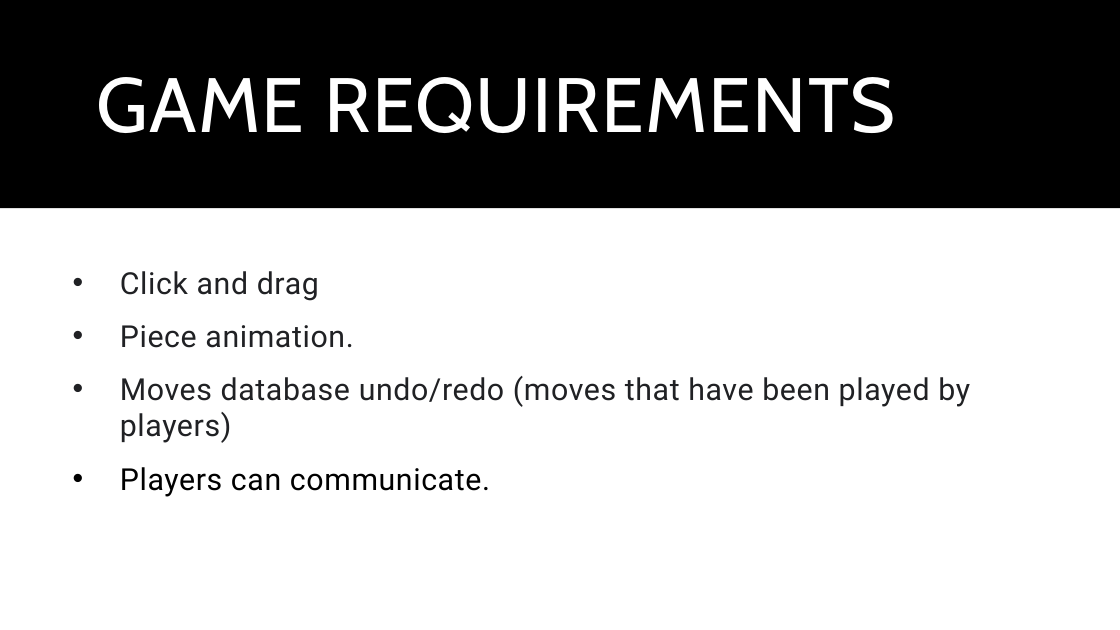
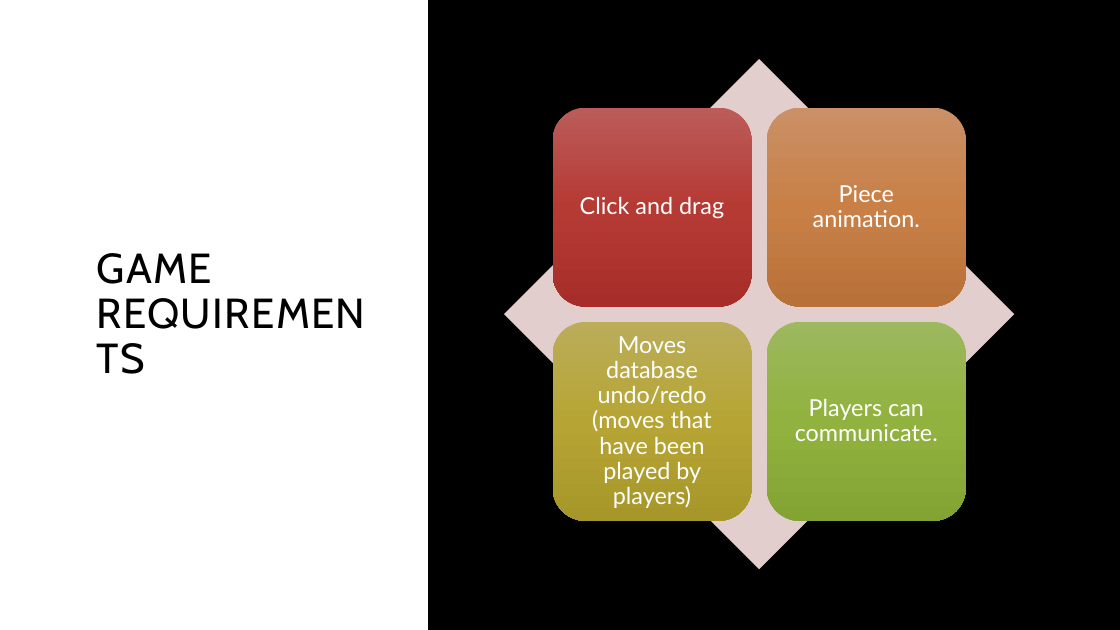
Before and after one commit to vinitop/workshop_team3, a slide deck: slide 3 of doc/checkers_game.pptx. Drawn at 1120x630 pixels with LibreOffice and Linux fonts; fonts in the diff are those of the drawing. Boxes give left, top, right and bottom in pixels: in the first picture for what was removed or moved away, otherwise in the second. Text is boxed around its words. In the diff, an @@ line names an element or a change of style, - is before the commit and + after.

```diff
--- a/doc/checkers_game.pptx
+++ b/doc/checkers_game.pptx
@@ background #FFFFFF to #000000 @@
@@ rectangle at <box>0,0,1120,208</box>: fill #000000 to #FFFFFF @@
@@ rectangle added at <box>0,0,1120,630</box>, fill #000000 @@
@@ rectangle added at <box>0,0,428,630</box>, fill #FFFFFF @@
@@ title "GAME REQUIREMENTS": place and size @@
-title "GAME REQUIREMENTS" at <box>97,77,895,133</box>
+title "GAME REQUIREMENTS" at <box>97,253,212,284</box>
@@ title "GAME REQUIREMENTS" at <box>97,253,212,284</box>: size 66 to 36 pt, text colour #FFFFFF to #000000 @@
@@ text removed at <box>120,271,970,497</box> @@
-• Click and drag
-• Piece animation.
-• Moves database undo/redo (moves that have been played by players)
-• Players can communicate.
@@ group added at <box>504,59,1014,569</box>: 4 rounded rectangles, 4 texts, 1 diamond @@
+Click and drag
+Piece animation.
+Moves database undo/redo (moves that have been played by players)
+Players can communicate.
```
Also in this commit, not shown: 2 other slides changed.
